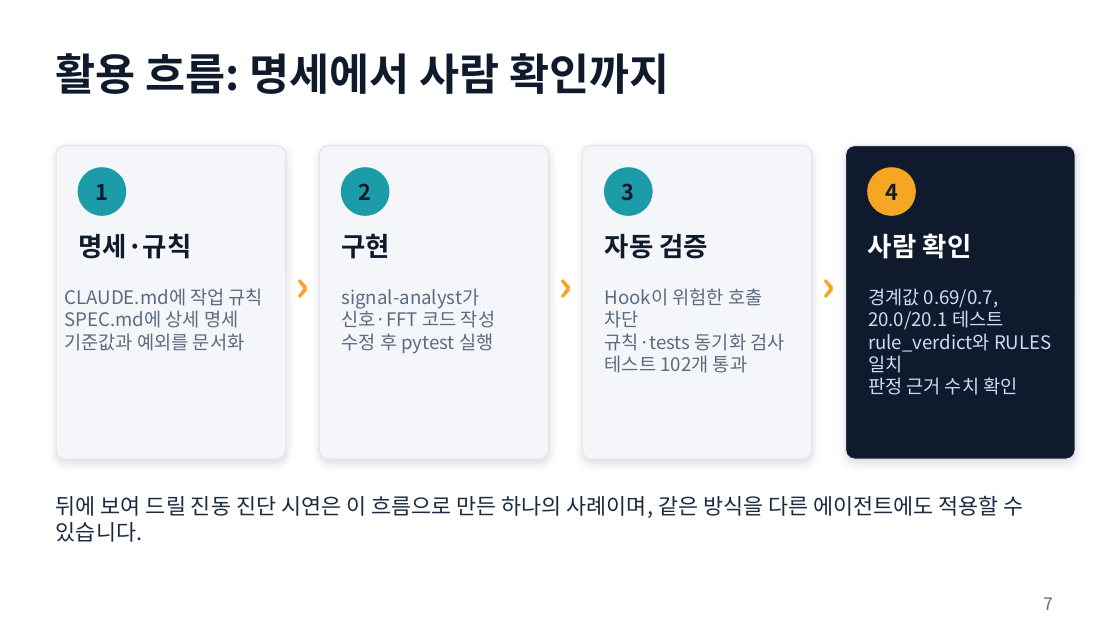
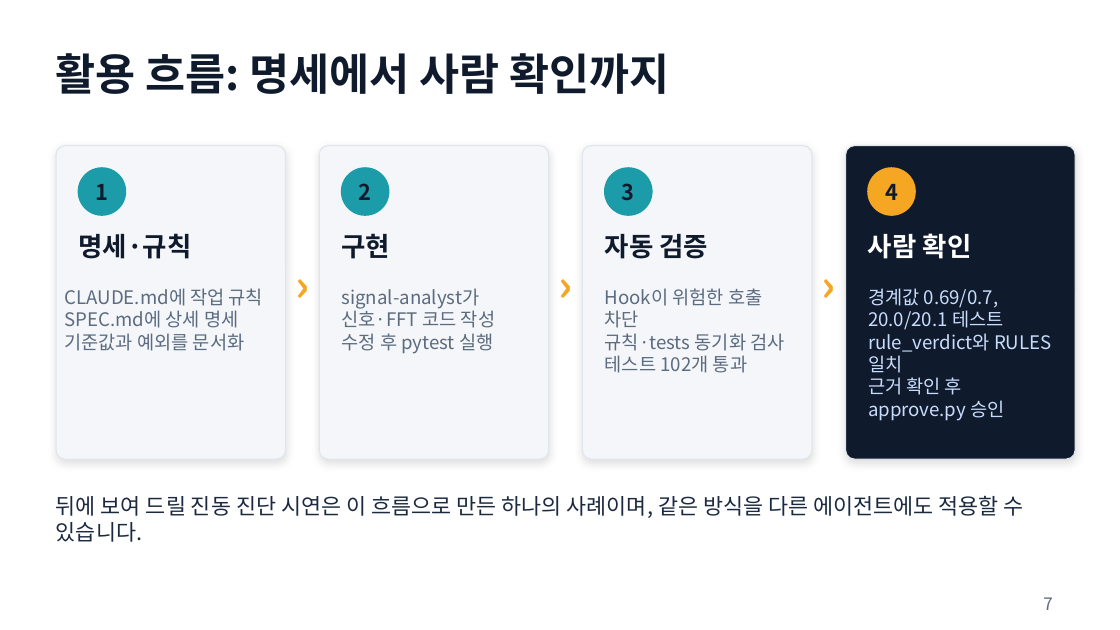
Before and after one commit to njpark22-eng/test, a slide deck: slide 7 of vibe-agent-demo-1.pptx. Drawn at 1120x630 pixels with LibreOffice and Linux fonts; fonts in the diff are those of the drawing. Boxes give left, top, right and bottom in pixels: in the first picture for what was removed or moved away, otherwise in the second. Text is boxed around its words. In the diff, an @@ line names an element or a change of style, - is before the commit and + after.

```diff
--- a/vibe-agent-demo-1.pptx
+++ b/vibe-agent-demo-1.pptx
@@ text at (868,377,1005,421): text changed @@
-판정 근거 수치 확인
+근거 확인 후 approve.py 승인
```
Also in this commit, not shown: 2 other slides changed, 3 slides added, 3 other files.
